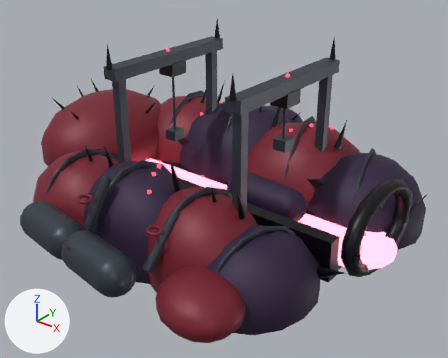
Two versions of the glTF model docs/concept-art/models/foundry-directorate.glb, one commit apart.
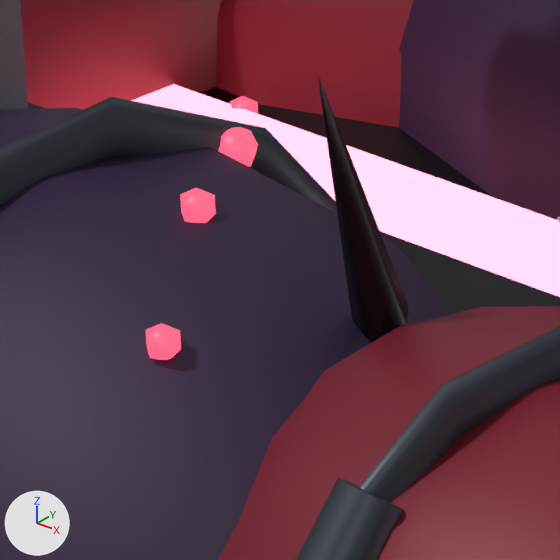
The first picture shows the older version from a 50 mm camera at (275.0, -315.0, 220.0) aimed at (18.0, 6.0, 21.0). The close-ups show the older and then the newer version on the part from 29% to 45% of the width and 41% to 62% of the height of that picture. Only the edits that show in the close-ups are written down. Lighting does not change. The marker at lower left points along +X, +Y and +Z. Where no turn or scale is listed for an object, it has been applied to the vertices.

Objects in the first close-up: 'bay_floor', 'bay_lip_starboard', 'forge_line', 'graft_pipe_1', 'spine_spike_1_1', 'stern_carapace', 'tergite_port_0', 'tergite_port_1', 'tergite_seam_1_1', 'tergite_seam_1_2', 'tergite_starboard_1', 'tergite_starboard_2' and 5 more.
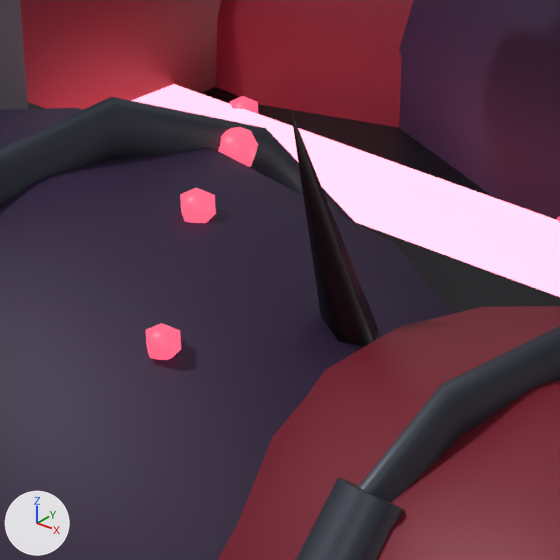
Boxes [x1, y1, x2, y2] around the edits, measured in the close-ups (560 x 560 px):
'spine_spike_1_1', moved
    before: [318, 75, 409, 342]
    after: [291, 112, 379, 347]

The edits, one by one:
Object 'spine_spike_1_1' (ob_spine_spike_1_1) moves from (32.1, -61.3, 54.5) to (30.3, -62.7, 51.2).
